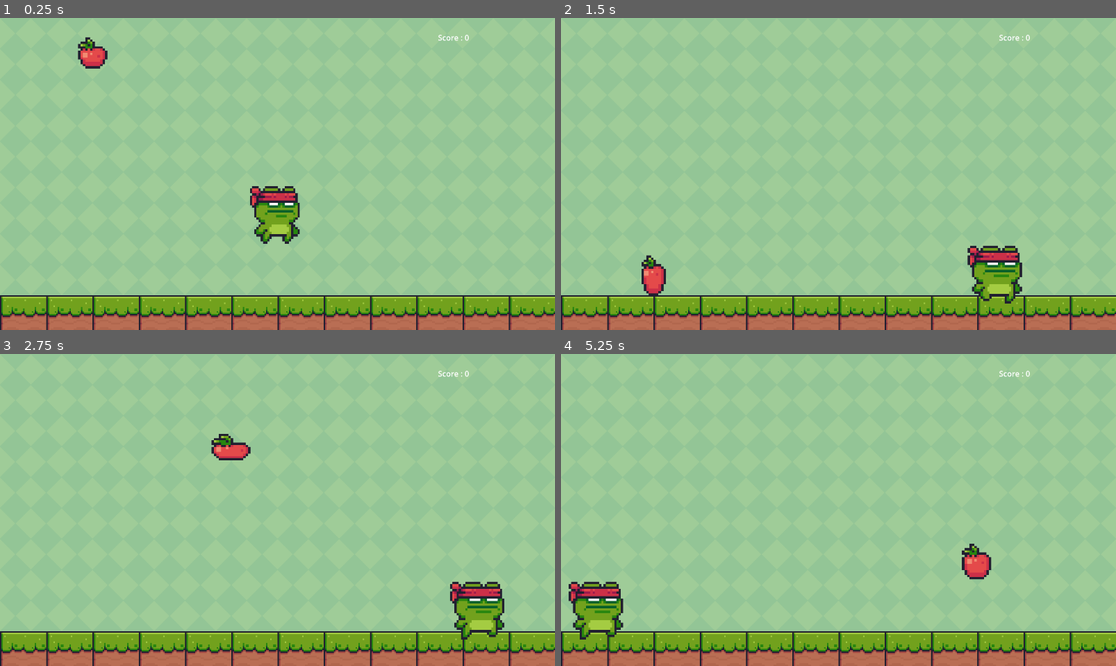
Above: before the commit, frames 1-4 (two rows, left to right).
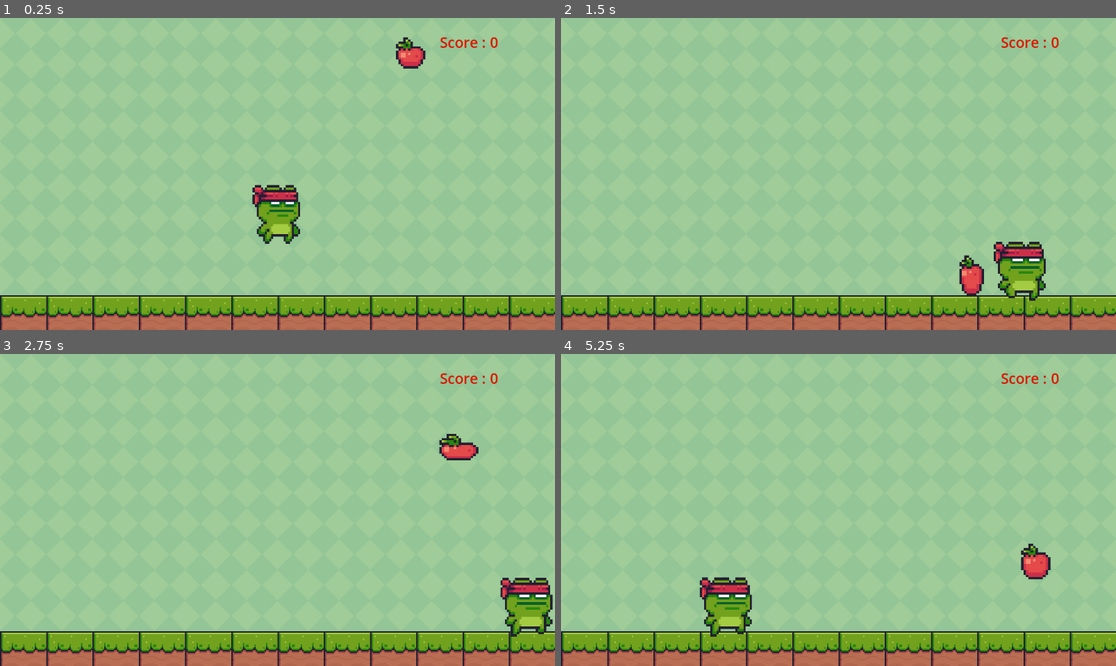
Above: after the commit, the same moments.

Repository: MentalDeFeur/AttrapTheApple
Game: Godot game, scene res://static_body_2d.tscn
The game is run twice, just before and just after one commit, with the same random seed, the same clock (stepped at 60 frames per second) and the same inputs.
Inputs:
- Up to frame 1 (0.25 s): no input
- Up to frame 2 (1.5 s): hold Right (move_right) 0.53-1.28 s; hold Left (move_left) from 1.28 s (still down)
- Up to frame 3 (2.75 s): release Left (move_left) at 2.03 s; hold Right (move_right) from 2.03 s (still down)
- Up to frame 4 (5.25 s): release Right (move_right) at 3.53 s; hold Left (move_left) from 3.53 s (still down)

The runs differ from the first frame. In frame 1, 1.6% of the frame differs, in the area x 14-90%, y 5-73%; in frame 2, 2.9%; in frame 3, 3.9%; in frame 4, 4.0%, in the area x 1-90%, y 5-92%.

Commit message:
ajoutscorecorrec

Diff:
--- a/Apple.gd
+++ b/Apple.gd
@@ -1,7 +1,6 @@
 extends CharacterBody2D
 
 var gravity = 500
-var value = 0
 
 # Called when the node enters the scene tree for the first time.
 func _ready():
@@ -12,8 +11,3 @@
 func _process(delta):
 	velocity.y += gravity * delta
 	move_and_slide()
-
-func _on_area_character_body_entered(body: Node2D) -> void:
-	if body.is_in_group("Character"):
-		$Label.text = " Score : "+str(value+1)
-	pass # Replace with function body.
--- a/Character.gd
+++ b/Character.gd
@@ -4,6 +4,7 @@
 const SPEED = 600.0
 const JUMP_VELOCITY = 400
 @onready var animate = $AnimatedSprite2D
+var value = 0
 
 # Get the gravity from the project settings to be synced with RigidBody nodes.
 var gravity = ProjectSettings.get_setting("physics/2d/default_gravity")
--- a/Node.gd
+++ b/Node.gd
@@ -23,3 +23,10 @@
 	var apple = $Apple
 	var random_x = randf_range(0, get_viewport().size.x)
 	apple.position = Vector2(random_x, 0)
+
+
+func _on_area_apple_body_entered(body):
+	if body.name == "Character":
+		value = value + 1
+		$Label.text = " Score : "+str(value)
+	pass # Replace with function body.
--- a/project.godot
+++ b/project.godot
@@ -12,7 +12,7 @@
 
 config/name="TestTuto"
 run/main_scene="res://static_body_2d.tscn"
-config/features=PackedStringArray("4.3", "Forward Plus")
+config/features=PackedStringArray("4.2", "Forward Plus")
 config/icon="res://icon.svg"
 
 [dotnet]
@@ -23,11 +23,11 @@
 
 move_left={
 "deadzone": 0.5,
-"events": [Object(InputEventKey,"resource_local_to_scene":fa …(174 unchanged characters)… ode":4194319,"key_label":0,"unicode":0,"location":0,"echo":false,"script":null)
+"events": [Object(InputEventKey,"resource_local_to_scene":fa …(174 unchanged characters)… ode":4194319,"key_label":0,"unicode":0,"echo":false,"script":null)
 ]
 }
 move_right={
 "deadzone": 0.5,
-"events": [Object(InputEventKey,"resource_local_to_scene":fa …(174 unchanged characters)… ode":4194321,"key_label":0,"unicode":0,"location":0,"echo":false,"script":null)
+"events": [Object(InputEventKey,"resource_local_to_scene":fa …(174 unchanged characters)… ode":4194321,"key_label":0,"unicode":0,"echo":false,"script":null)
 ]
 }
--- a/static_body_2d.tscn
+++ b/static_body_2d.tscn
@@ -13,152 +13,440 @@
 [sub_resource type="TileSetAtlasSource" id="TileSetAtlasSource_c6i1r"]
 texture = ExtResource("1_458jc")
 0:0/0 = 0
+0:0/0/physics_layer_0/linear_velocity = Vector2(0, 0)
+0:0/0/physics_layer_0/angular_velocity = 0.0
 1:0/0 = 0
+1:0/0/physics_layer_0/linear_velocity = Vector2(0, 0)
+1:0/0/physics_layer_0/angular_velocity = 0.0
 2:0/0 = 0
+2:0/0/physics_layer_0/linear_velocity = Vector2(0, 0)
+2:0/0/physics_layer_0/angular_velocity = 0.0
 3:0/0 = 0
+3:0/0/physics_layer_0/linear_velocity = Vector2(0, 0)
+3:0/0/physics_layer_0/angular_velocity = 0.0
 4:0/0 = 0
+4:0/0/physics_layer_0/linear_velocity = Vector2(0, 0)
+4:0/0/physics_layer_0/angular_velocity = 0.0
 6:0/0 = 0
+6:0/0/physics_layer_0/linear_velocity = Vector2(0, 0)
+6:0/0/physics_layer_0/angular_velocity = 0.0
 6:0/0/physics_layer_0/polygon_0/points = PackedVector2Array(-7.08264, -6.99355, -6.99356, 8, 8, 8, 8, -7.08264)
 7:0/0 = 0
+7:0/0/physics_layer_0/linear_velocity = Vector2(0, 0)
+7:0/0/physics_layer_0/angular_velocity = 0.0
 7:0/0/physics_layer_0/polygon_0/points = PackedVector2Array(-8, -6.99356, 8, -6.99355, 8, 8, -8, 8)
 8:0/0 = 0
+8:0/0/physics_layer_0/linear_velocity = Vector2(0, 0)
+8:0/0/physics_layer_0/angular_velocity = 0.0
 8:0/0/physics_layer_0/polygon_0/points = PackedVector2Array(-8, -6.99356, 7.08264, -7.08264, 6.90446, 8, -8, 8)
 9:0/0 = 0
+9:0/0/physics_layer_0/linear_velocity = Vector2(0, 0)
+9:0/0/physics_layer_0/angular_velocity = 0.0
 10:0/0 = 0
+10:0/0/physics_layer_0/linear_velocity = Vector2(0, 0)
+10:0/0/physics_layer_0/angular_velocity = 0.0
 12:0/0 = 0
+12:0/0/physics_layer_0/linear_velocity = Vector2(0, 0)
+12:0/0/physics_layer_0/angular_velocity = 0.0
 13:0/0 = 0
+13:0/0/physics_layer_0/linear_velocity = Vector2(0, 0)
+13:0/0/physics_layer_0/angular_velocity = 0.0
 14:0/0 = 0
+14:0/0/physics_layer_0/linear_velocity = Vector2(0, 0)
+14:0/0/physics_layer_0/angular_velocity = 0.0
 15:0/0 = 0
+15:0/0/physics_layer_0/linear_velocity = Vector2(0, 0)
+15:0/0/physics_layer_0/angular_velocity = 0.0
 17:0/0 = 0
+17:0/0/physics_layer_0/linear_velocity = Vector2(0, 0)
+17:0/0/physics_layer_0/angular_velocity = 0.0
 18:0/0 = 0
+18:0/0/physics_layer_0/linear_velocity = Vector2(0, 0)
+18:0/0/physics_layer_0/angular_velocity = 0.0
 19:0/0 = 0
+19:0/0/physics_layer_0/linear_velocity = Vector2(0, 0)
+19:0/0/physics_layer_0/angular_velocity = 0.0
 0:1/0 = 0
+0:1/0/physics_layer_0/linear_velocity = Vector2(0, 0)
+0:1/0/physics_layer_0/angular_velocity = 0.0
 1:1/0 = 0
+1:1/0/physics_layer_0/linear_velocity = Vector2(0, 0)
+1:1/0/physics_layer_0/angular_velocity = 0.0
 2:1/0 = 0
+2:1/0/physics_layer_0/linear_velocity = Vector2(0, 0)
+2:1/0/physics_layer_0/angular_velocity = 0.0
 3:1/0 = 0
+3:1/0/physics_layer_0/linear_velocity = Vector2(0, 0)
+3:1/0/physics_layer_0/angular_velocity = 0.0
 4:1/0 = 0
+4:1/0/physics_layer_0/linear_velocity = Vector2(0, 0)
+4:1/0/physics_layer_0/angular_velocity = 0.0
 6:1/0 = 0
+6:1/0/physics_layer_0/linear_velocity = Vector2(0, 0)
+6:1/0/physics_layer_0/angular_velocity = 0.0
 7:1/0 = 0
+7:1/0/physics_layer_0/linear_velocity = Vector2(0, 0)
+7:1/0/physics_layer_0/angular_velocity = 0.0
 8:1/0 = 0
+8:1/0/physics_layer_0/linear_velocity = Vector2(0, 0)
+8:1/0/physics_layer_0/angular_velocity = 0.0
 9:1/0 = 0
+9:1/0/physics_layer_0/linear_velocity = Vector2(0, 0)
+9:1/0/physics_layer_0/angular_velocity = 0.0
 10:1/0 = 0
+10:1/0/physics_layer_0/linear_velocity = Vector2(0, 0)
+10:1/0/physics_layer_0/angular_velocity = 0.0
 12:1/0 = 0
+12:1/0/physics_layer_0/linear_velocity = Vector2(0, 0)
+12:1/0/physics_layer_0/angular_velocity = 0.0
 13:1/0 = 0
+13:1/0/physics_layer_0/linear_velocity = Vector2(0, 0)
+13:1/0/physics_layer_0/angular_velocity = 0.0
 14:1/0 = 0
+14:1/0/physics_layer_0/linear_velocity = Vector2(0, 0)
+14:1/0/physics_layer_0/angular_velocity = 0.0
 15:1/0 = 0
+15:1/0/physics_layer_0/linear_velocity = Vector2(0, 0)
+15:1/0/physics_layer_0/angular_velocity = 0.0
 17:1/0 = 0
+17:1/0/physics_layer_0/linear_velocity = Vector2(0, 0)
+17:1/0/physics_layer_0/angular_velocity = 0.0
 18:1/0 = 0
+18:1/0/physics_layer_0/linear_velocity = Vector2(0, 0)
+18:1/0/physics_layer_0/angular_velocity = 0.0
 19:1/0 = 0
+19:1/0/physics_layer_0/linear_velocity = Vector2(0, 0)
+19:1/0/physics_layer_0/angular_velocity = 0.0
 0:2/0 = 0
+0:2/0/physics_layer_0/linear_velocity = Vector2(0, 0)
+0:2/0/physics_layer_0/angular_velocity = 0.0
 1:2/0 = 0
+1:2/0/physics_layer_0/linear_velocity = Vector2(0, 0)
+1:2/0/physics_layer_0/angular_velocity = 0.0
 2:2/0 = 0
+2:2/0/physics_layer_0/linear_velocity = Vector2(0, 0)
+2:2/0/physics_layer_0/angular_velocity = 0.0
 6:2/0 = 0
+6:2/0/physics_layer_0/linear_velocity = Vector2(0, 0)
+6:2/0/physics_layer_0/angular_velocity = 0.0
 7:2/0 = 0
+7:2/0/physics_layer_0/linear_velocity = Vector2(0, 0)
+7:2/0/physics_layer_0/angular_velocity = 0.0
 8:2/0 = 0
+8:2/0/physics_layer_0/linear_velocity = Vector2(0, 0)
+8:2/0/physics_layer_0/angular_velocity = 0.0
 13:2/0 = 0
+13:2/0/physics_layer_0/linear_velocity = Vector2(0, 0)
+13:2/0/physics_layer_0/angular_velocity = 0.0
 14:2/0 = 0
+14:2/0/physics_layer_0/linear_velocity = Vector2(0, 0)
+14:2/0/physics_layer_0/angular_velocity = 0.0
 15:2/0 = 0
+15:2/0/physics_layer_0/linear_velocity = Vector2(0, 0)
+15:2/0/physics_layer_0/angular_velocity = 0.0
 17:2/0 = 0
+17:2/0/physics_layer_0/linear_velocity = Vector2(0, 0)
+17:2/0/physics_layer_0/angular_velocity = 0.0
 18:2/0 = 0
+18:2/0/physics_layer_0/linear_velocity = Vector2(0, 0)
+18:2/0/physics_layer_0/angular_velocity = 0.0
 19:2/0 = 0
+19:2/0/physics_layer_0/linear_velocity = Vector2(0, 0)
+19:2/0/physics_layer_0/angular_velocity = 0.0
 0:4/0 = 0
+0:4/0/physics_layer_0/linear_velocity = Vector2(0, 0)
+0:4/0/physics_layer_0/angular_velocity = 0.0
 1:4/0 = 0
+1:4/0/physics_layer_0/linear_velocity = Vector2(0, 0)
+1:4/0/physics_layer_0/angular_velocity = 0.0
 2:4/0 = 0
+2:4/0/physics_layer_0/linear_velocity = Vector2(0, 0)
+2:4/0/physics_layer_0/angular_velocity = 0.0
 3:4/0 = 0
+3:4/0/physics_layer_0/linear_velocity = Vector2(0, 0)
+3:4/0/physics_layer_0/angular_velocity = 0.0
 4:4/0 = 0
+4:4/0/physics_layer_0/linear_velocity = Vector2(0, 0)
+4:4/0/physics_layer_0/angular_velocity = 0.0
 6:4/0 = 0
+6:4/0/physics_layer_0/linear_velocity = Vector2(0, 0)
+6:4/0/physics_layer_0/angular_velocity = 0.0
 7:4/0 = 0
+7:4/0/physics_layer_0/linear_velocity = Vector2(0, 0)
+7:4/0/physics_layer_0/angular_velocity = 0.0
 8:4/0 = 0
+8:4/0/physics_layer_0/linear_velocity = Vector2(0, 0)
+8:4/0/physics_layer_0/angular_velocity = 0.0
 9:4/0 = 0
+9:4/0/physics_layer_0/linear_velocity = Vector2(0, 0)
+9:4/0/physics_layer_0/angular_velocity = 0.0
 10:4/0 = 0
+10:4/0/physics_layer_0/linear_velocity = Vector2(0, 0)
+10:4/0/physics_layer_0/angular_velocity = 0.0
 12:4/0 = 0
+12:4/0/physics_layer_0/linear_velocity = Vector2(0, 0)
+12:4/0/physics_layer_0/angular_velocity = 0.0
 13:4/0 = 0
+13:4/0/physics_layer_0/linear_velocity = Vector2(0, 0)
+13:4/0/physics_layer_0/angular_velocity = 0.0
 14:4/0 = 0
+14:4/0/physics_layer_0/linear_velocity = Vector2(0, 0)
+14:4/0/physics_layer_0/angular_velocity = 0.0
 15:4/0 = 0
+15:4/0/physics_layer_0/linear_velocity = Vector2(0, 0)
+15:4/0/physics_layer_0/angular_velocity = 0.0
 17:4/0 = 0
+17:4/0/physics_layer_0/linear_velocity = Vector2(0, 0)
+17:4/0/physics_layer_0/angular_velocity = 0.0
 18:4/0 = 0
+18:4/0/physics_layer_0/linear_velocity = Vector2(0, 0)
+18:4/0/physics_layer_0/angular_velocity = 0.0
 19:4/0 = 0
+19:4/0/physics_layer_0/linear_velocity = Vector2(0, 0)
+19:4/0/physics_layer_0/angular_velocity = 0.0
 20:4/0 = 0
+20:4/0/physics_layer_0/linear_velocity = Vector2(0, 0)
+20:4/0/physics_layer_0/angular_velocity = 0.0
 21:4/0 = 0
+21:4/0/physics_layer_0/linear_velocity = Vector2(0, 0)
+21:4/0/physics_layer_0/angular_velocity = 0.0
 0:5/0 = 0
+0:5/0/physics_layer_0/linear_velocity = Vector2(0, 0)
+0:5/0/physics_layer_0/angular_velocity = 0.0
 1:5/0 = 0
+1:5/0/physics_layer_0/linear_velocity = Vector2(0, 0)
+1:5/0/physics_layer_0/angular_velocity = 0.0
 2:5/0 = 0
+2:5/0/physics_layer_0/linear_velocity = Vector2(0, 0)
+2:5/0/physics_layer_0/angular_velocity = 0.0
 3:5/0 = 0
+3:5/0/physics_layer_0/linear_velocity = Vector2(0, 0)
+3:5/0/physics_layer_0/angular_velocity = 0.0
 4:5/0 = 0
+4:5/0/physics_layer_0/linear_velocity = Vector2(0, 0)
+4:5/0/physics_layer_0/angular_velocity = 0.0
 6:5/0 = 0
+6:5/0/physics_layer_0/linear_velocity = Vector2(0, 0)
+6:5/0/physics_layer_0/angular_velocity = 0.0
 7:5/0 = 0
+7:5/0/physics_layer_0/linear_velocity = Vector2(0, 0)
+7:5/0/physics_layer_0/angular_velocity = 0.0
 8:5/0 = 0
+8:5/0/physics_layer_0/linear_velocity = Vector2(0, 0)
+8:5/0/physics_layer_0/angular_velocity = 0.0
 9:5/0 = 0
+9:5/0/physics_layer_0/linear_velocity = Vector2(0, 0)
+9:5/0/physics_layer_0/angular_velocity = 0.0
 10:5/0 = 0
+10:5/0/physics_layer_0/linear_velocity = Vector2(0, 0)
+10:5/0/physics_layer_0/angular_velocity = 0.0
 12:5/0 = 0
+12:5/0/physics_layer_0/linear_velocity = Vector2(0, 0)
+12:5/0/physics_layer_0/angular_velocity = 0.0
 13:5/0 = 0
+13:5/0/physics_layer_0/linear_velocity = Vector2(0, 0)
+13:5/0/physics_layer_0/angular_velocity = 0.0
 14:5/0 = 0
+14:5/0/physics_layer_0/linear_velocity = Vector2(0, 0)
+14:5/0/physics_layer_0/angular_velocity = 0.0
 15:5/0 = 0
+15:5/0/physics_layer_0/linear_velocity = Vector2(0, 0)
+15:5/0/physics_layer_0/angular_velocity = 0.0
 17:5/0 = 0
+17:5/0/physics_layer_0/linear_velocity = Vector2(0, 0)
+17:5/0/physics_layer_0/angular_velocity = 0.0
 18:5/0 = 0
+18:5/0/physics_layer_0/linear_velocity = Vector2(0, 0)
+18:5/0/physics_layer_0/angular_velocity = 0.0
 19:5/0 = 0
+19:5/0/physics_layer_0/linear_velocity = Vector2(0, 0)
+19:5/0/physics_layer_0/angular_velocity = 0.0
 20:5/0 = 0
+20:5/0/physics_layer_0/linear_velocity = Vector2(0, 0)
+20:5/0/physics_layer_0/angular_velocity = 0.0
 21:5/0 = 0
+21:5/0/physics_layer_0/linear_velocity = Vector2(0, 0)
+21:5/0/physics_layer_0/angular_velocity = 0.0
 0:6/0 = 0
+0:6/0/physics_layer_0/linear_velocity = Vector2(0, 0)
+0:6/0/physics_layer_0/angular_velocity = 0.0
 1:6/0 = 0
+1:6/0/physics_layer_0/linear_velocity = Vector2(0, 0)
+1:6/0/physics_layer_0/angular_velocity = 0.0
 2:6/0 = 0
+2:6/0/physics_layer_0/linear_velocity = Vector2(0, 0)
+2:6/0/physics_layer_0/angular_velocity = 0.0
 6:6/0 = 0
+6:6/0/physics_layer_0/linear_velocity = Vector2(0, 0)
+6:6/0/physics_layer_0/angular_velocity = 0.0
 7:6/0 = 0
+7:6/0/physics_layer_0/linear_velocity = Vector2(0, 0)
+7:6/0/physics_layer_0/angular_velocity = 0.0
 8:6/0 = 0
+8:6/0/physics_layer_0/linear_velocity = Vector2(0, 0)
+8:6/0/physics_layer_0/angular_velocity = 0.0
 13:6/0 = 0
+13:6/0/physics_layer_0/linear_velocity = Vector2(0, 0)
+13:6/0/physics_layer_0/angular_velocity = 0.0
 14:6/0 = 0
+14:6/0/physics_layer_0/linear_velocity = Vector2(0, 0)
+14:6/0/physics_layer_0/angular_velocity = 0.0
 15:6/0 = 0
+15:6/0/physics_layer_0/linear_velocity = Vector2(0, 0)
+15:6/0/physics_layer_0/angular_velocity = 0.0
 17:6/0 = 0
+17:6/0/physics_layer_0/linear_velocity = Vector2(0, 0)
+17:6/0/physics_layer_0/angular_velocity = 0.0
 18:6/0 = 0
+18:6/0/physics_layer_0/linear_velocity = Vector2(0, 0)
+18:6/0/physics_layer_0/angular_velocity = 0.0
 19:6/0 = 0
+19:6/0/physics_layer_0/linear_velocity = Vector2(0, 0)
+19:6/0/physics_layer_0/angular_velocity = 0.0
 0:8/0 = 0
+0:8/0/physics_layer_0/linear_velocity = Vector2(0, 0)
+0:8/0/physics_layer_0/angular_velocity = 0.0
 1:8/0 = 0
+1:8/0/physics_layer_0/linear_velocity = Vector2(0, 0)
+1:8/0/physics_layer_0/angular_velocity = 0.0
 2:8/0 = 0
+2:8/0/physics_layer_0/linear_velocity = Vector2(0, 0)
+2:8/0/physics_layer_0/angular_velocity = 0.0
 3:8/0 = 0
+3:8/0/physics_layer_0/linear_velocity = Vector2(0, 0)
+3:8/0/physics_layer_0/angular_velocity = 0.0
 4:8/0 = 0
+4:8/0/physics_layer_0/linear_velocity = Vector2(0, 0)
+4:8/0/physics_layer_0/angular_velocity = 0.0
 6:8/0 = 0
+6:8/0/physics_layer_0/linear_velocity = Vector2(0, 0)
+6:8/0/physics_layer_0/angular_velocity = 0.0
 7:8/0 = 0
+7:8/0/physics_layer_0/linear_velocity = Vector2(0, 0)
+7:8/0/physics_layer_0/angular_velocity = 0.0
 8:8/0 = 0
+8:8/0/physics_layer_0/linear_velocity = Vector2(0, 0)
+8:8/0/physics_layer_0/angular_velocity = 0.0
 9:8/0 = 0
+9:8/0/physics_layer_0/linear_velocity = Vector2(0, 0)
+9:8/0/physics_layer_0/angular_velocity = 0.0
 10:8/0 = 0
+10:8/0/physics_layer_0/linear_velocity = Vector2(0, 0)
+10:8/0/physics_layer_0/angular_velocity = 0.0
 12:8/0 = 0
+12:8/0/physics_layer_0/linear_velocity = Vector2(0, 0)
+12:8/0/physics_layer_0/angular_velocity = 0.0
 13:8/0 = 0
+13:8/0/physics_layer_0/linear_velocity = Vector2(0, 0)
+13:8/0/physics_layer_0/angular_velocity = 0.0
 14:8/0 = 0
+14:8/0/physics_layer_0/linear_velocity = Vector2(0, 0)
+14:8/0/physics_layer_0/angular_velocity = 0.0
 15:8/0 = 0
+15:8/0/physics_layer_0/linear_velocity = Vector2(0, 0)
+15:8/0/physics_layer_0/angular_velocity = 0.0
 17:8/0 = 0
+17:8/0/physics_layer_0/linear_velocity = Vector2(0, 0)
+17:8/0/physics_layer_0/angular_velocity = 0.0
 18:8/0 = 0
+18:8/0/physics_layer_0/linear_velocity = Vector2(0, 0)
+18:8/0/physics_layer_0/angular_velocity = 0.0
 19:8/0 = 0
+19:8/0/physics_layer_0/linear_velocity = Vector2(0, 0)
+19:8/0/physics_layer_0/angular_velocity = 0.0
 20:8/0 = 0
+20:8/0/physics_layer_0/linear_velocity = Vector2(0, 0)
+20:8/0/physics_layer_0/angular_velocity = 0.0
 0:9/0 = 0
+0:9/0/physics_layer_0/linear_velocity = Vector2(0, 0)
+0:9/0/physics_layer_0/angular_velocity = 0.0
 1:9/0 = 0
+1:9/0/physics_layer_0/linear_velocity = Vector2(0, 0)
+1:9/0/physics_layer_0/angular_velocity = 0.0
 2:9/0 = 0
+2:9/0/physics_layer_0/linear_velocity = Vector2(0, 0)
+2:9/0/physics_layer_0/angular_velocity = 0.0
 3:9/0 = 0
+3:9/0/physics_layer_0/linear_velocity = Vector2(0, 0)
+3:9/0/physics_layer_0/angular_velocity = 0.0
 4:9/0 = 0
+4:9/0/physics_layer_0/linear_velocity = Vector2(0, 0)
+4:9/0/physics_layer_0/angular_velocity = 0.0
 6:9/0 = 0
+6:9/0/physics_layer_0/linear_velocity = Vector2(0, 0)
+6:9/0/physics_layer_0/angular_velocity = 0.0
 7:9/0 = 0
+7:9/0/physics_layer_0/linear_velocity = Vector2(0, 0)
+7:9/0/physics_layer_0/angular_velocity = 0.0
 8:9/0 = 0
+8:9/0/physics_layer_0/linear_velocity = Vector2(0, 0)
+8:9/0/physics_layer_0/angular_velocity = 0.0
 9:9/0 = 0
+9:9/0/physics_layer_0/linear_velocity = Vector2(0, 0)
+9:9/0/physics_layer_0/angular_velocity = 0.0
 10:9/0 = 0
+10:9/0/physics_layer_0/linear_velocity = Vector2(0, 0)
+10:9/0/physics_layer_0/angular_velocity = 0.0
 12:9/0 = 0
+12:9/0/physics_layer_0/linear_velocity = Vector2(0, 0)
+12:9/0/physics_layer_0/angular_velocity = 0.0
 13:9/0 = 0
+13:9/0/physics_layer_0/linear_velocity = Vector2(0, 0)
+13:9/0/physics_layer_0/angular_velocity = 0.0
 14:9/0 = 0
+14:9/0/physics_layer_0/linear_velocity = Vector2(0, 0)
+14:9/0/physics_layer_0/angular_velocity = 0.0
 15:9/0 = 0
+15:9/0/physics_layer_0/linear_velocity = Vector2(0, 0)
+15:9/0/physics_layer_0/angular_velocity = 0.0
 17:9/0 = 0
+17:9/0/physics_layer_0/linear_velocity = Vector2(0, 0)
+17:9/0/physics_layer_0/angular_velocity = 0.0
 18:9/0 = 0
+18:9/0/physics_layer_0/linear_velocity = Vector2(0, 0)
+18:9/0/physics_layer_0/angular_velocity = 0.0
 19:9/0 = 0
+19:9/0/physics_layer_0/linear_velocity = Vector2(0, 0)
+19:9/0/physics_layer_0/angular_velocity = 0.0
 20:9/0 = 0
+20:9/0/physics_layer_0/linear_velocity = Vector2(0, 0)
+20:9/0/physics_layer_0/angular_velocity = 0.0
 0:10/0 = 0
+0:10/0/physics_layer_0/linear_velocity = Vector2(0, 0)
+0:10/0/physics_layer_0/angular_velocity = 0.0
 1:10/0 = 0
+1:10/0/physics_layer_0/linear_velocity = Vector2(0, 0)
+1:10/0/physics_layer_0/angular_velocity = 0.0
 2:10/0 = 0
+2:10/0/physics_layer_0/linear_velocity = Vector2(0, 0)
+2:10/0/physics_layer_0/angular_velocity = 0.0
 6:10/0 = 0
+6:10/0/physics_layer_0/linear_velocity = Vector2(0, 0)
+6:10/0/physics_layer_0/angular_velocity = 0.0
 7:10/0 = 0
+7:10/0/physics_layer_0/linear_velocity = Vector2(0, 0)
+7:10/0/physics_layer_0/angular_velocity = 0.0
 8:10/0 = 0
+8:10/0/physics_layer_0/linear_velocity = Vector2(0, 0)
+8:10/0/physics_layer_0/angular_velocity = 0.0
 13:10/0 = 0
+13:10/0/physics_layer_0/linear_velocity = Vector2(0, 0)
+13:10/0/physics_layer_0/angular_velocity = 0.0
 14:10/0 = 0
+14:10/0/physics_layer_0/linear_velocity = Vector2(0, 0)
+14:10/0/physics_layer_0/angular_velocity = 0.0
 15:10/0 = 0
+15:10/0/physics_layer_0/linear_velocity = Vector2(0, 0)
+15:10/0/physics_layer_0/angular_velocity = 0.0
 18:10/0 = 0
+18:10/0/physics_layer_0/linear_velocity = Vector2(0, 0)
+18:10/0/physics_layer_0/angular_velocity = 0.0
 19:10/0 = 0
+19:10/0/physics_layer_0/linear_velocity = Vector2(0, 0)
+19:10/0/physics_layer_0/angular_velocity = 0.0
 20:10/0 = 0
+20:10/0/physics_layer_0/linear_velocity = Vector2(0, 0)
+20:10/0/physics_layer_0/angular_velocity = 0.0
 
 [sub_resource type="TileSet" id="TileSet_wd1fv"]
 physics_layer_0/collision_layer = 1
@@ -359,11 +647,11 @@
 "speed": 5.0
 }]
 
-[sub_resource type="RectangleShape2D" id="RectangleShape2D_5wyb6"]
-size = Vector2(23.7778, 28.4)
-
-[sub_resource type="RectangleShape2D" id="RectangleShape2D_n7ltj"]
-size = Vector2(22.6667, 24.8)
+[sub_resource type="RectangleShape2D" id="RectangleShape2D_1vqn8"]
+size = Vector2(26.2029, 25.5215)
+
+[sub_resource type="RectangleShape2D" id="RectangleShape2D_nuim6"]
+size = Vector2(24.4444, 25.8)
 
 [sub_resource type="AtlasTexture" id="AtlasTexture_nd676"]
 atlas = ExtResource("9_ymwwt")
@@ -497,7 +785,7 @@
 [sub_resource type="CircleShape2D" id="CircleShape2D_xdrno"]
 radius = 41.1947
 
-[node name="Node" type="Node"]
+[node name="Game" type="Node"]
 script = ExtResource("1_ek3jp")
 
 [node name="TextureRect" type="TextureRect" parent="."]
@@ -537,7 +825,8 @@
 
 [node name="AnimatedSprite2D" type="AnimatedSprite2D" parent="Character"]
 texture_filter = 1
-position = Vector2(0.444443, -1.4)
+position = Vector2(1.11111, -1.7)
+scale = Vector2(0.958333, 1.01875)
 sprite_frames = SubResource("SpriteFrames_mufw0")
 animation = &"run"
 
@@ -545,12 +834,13 @@
 position = Vector2(-0.444443, 1.4)
 
 [node name="CollisionShape2D" type="CollisionShape2D" parent="Character/AnimatedSprite2D/AreaCharacter"]
-position = Vector2(-0.777779, -2)
-shape = SubResource("RectangleShape2D_5wyb6")
+position = Vector2(-1.06279, 0.0723915)
+scale = Vector2(0.999999, 0.999999)
+shape = SubResource("RectangleShape2D_1vqn8")
 
 [node name="CollisionShape2D" type="CollisionShape2D" parent="Character"]
-position = Vector2(0, -0.599998)
-shape = SubResource("RectangleShape2D_n7ltj")
+position = Vector2(-0.222229, 0.0999985)
+shape = SubResource("RectangleShape2D_nuim6")
 
 [node name="Apple" type="CharacterBody2D" parent="."]
 script = ExtResource("8_37xtk")
@@ -578,5 +868,7 @@
 offset_top = 29.0
 offset_right = 1114.0
 offset_bottom = 87.0
-
-[connection signal="body_entered" from="Character/AnimatedSprite2D/AreaCharacter" to="Apple" method="_on_area_character_body_entered"]
+theme_override_colors/font_color = Color(0.86595, 0.0854413, 0, 1)
+theme_override_font_sizes/font_size = 30
+
+[connection signal="body_entered" from="Apple/AnimatedSprite2D/AreaApple" to="." method="_on_area_apple_body_entered"]
